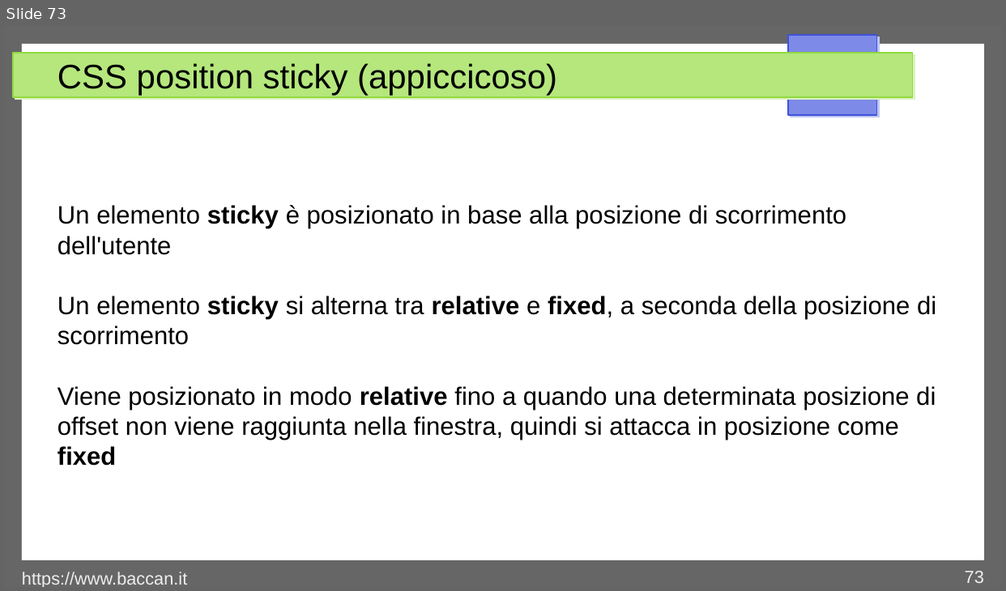
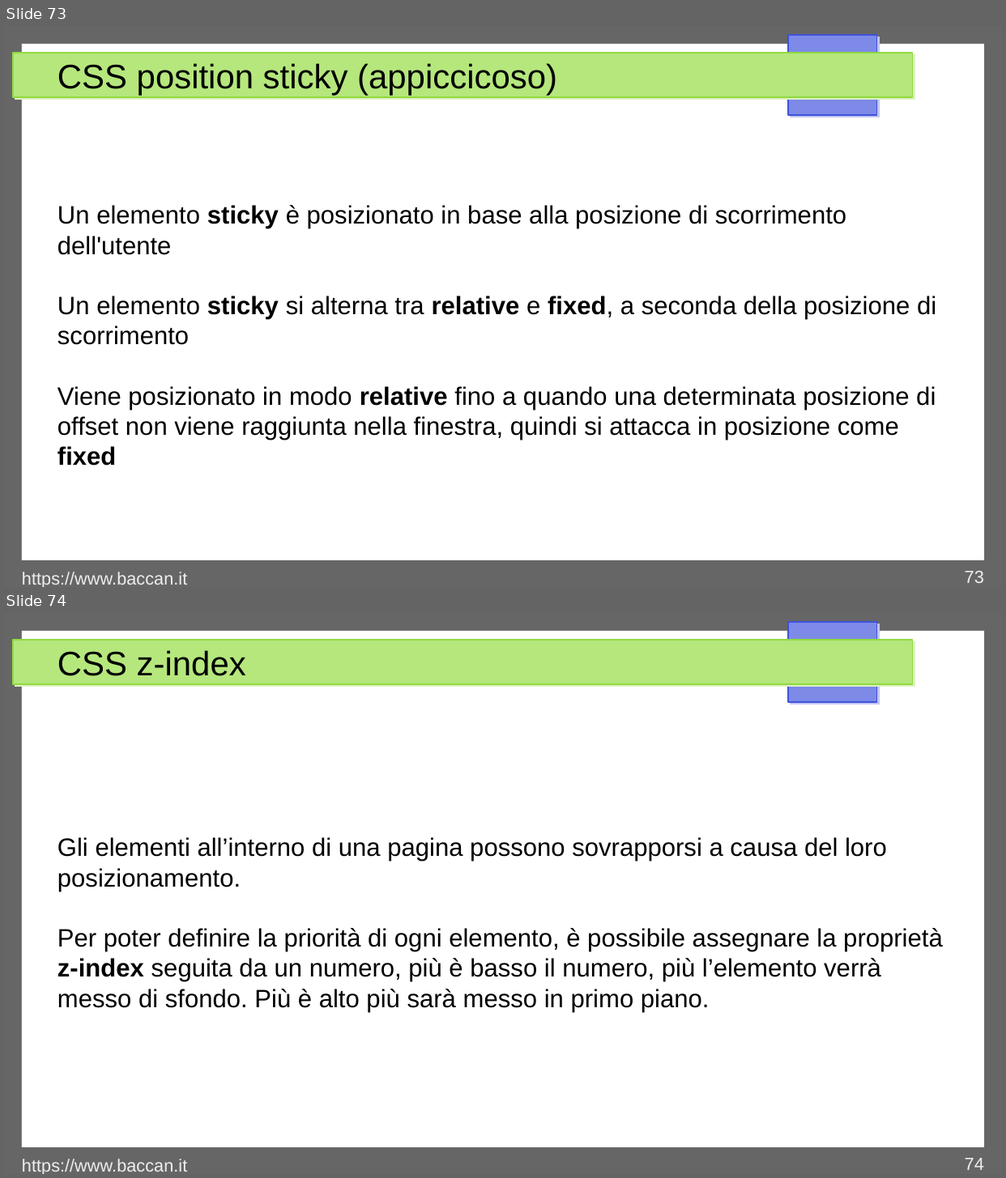
Before and after one commit to matteobaccan/CorsoCSS, a slide deck: Chapter_css.odp. Shown one above the other, each under a label of ours: slide 73 before the commit, slides 73 and 74 after it. The pictures are 1006x591 and 1006x1178 pixels, drawn with LibreOffice and Linux fonts; fonts in the diff are those of the drawing. Boxes give left, top, right and bottom in pixels: in the first picture for what was removed or moved away, otherwise in the second. Text is boxed around its words. In the diff, an @@ line names an element or a change of style, - is before the commit and + after.

```diff
--- a/Chapter_css.odp
+++ b/Chapter_css.odp
@@ slide 74 added at <box>4,613,1002,1174</box>, background #FFFFFF; not listed: 4 template elements that a slide beside it also shows @@
@@ title added at <box>57,650,246,676</box>, 27 pt, text #000000 @@
+CSS z-index
@@ text added at <box>57,837,943,1012</box>, 20 pt, text #000000 @@
+Gli elementi all’interno di una pagina possono sovrapporsi a causa del loro posizionamento.
+Per poter definire la priorità di ogni elemento, è possibile assegnare la proprietà z-index seguita da un numero, più è basso il numero, più l’elemento verrà messo di sfondo. Più è alto più sarà messo in primo piano.
@@ text added at <box>22,1159,187,1174</box>, 14 pt, text #EEEEEE @@
+https://www.baccan.it
@@ page number added at <box>965,1158,984,1170</box>, 14 pt, text #EEEEEE @@
+74
```
Also in this commit, not shown: 2 other slides added, 4 other files.
